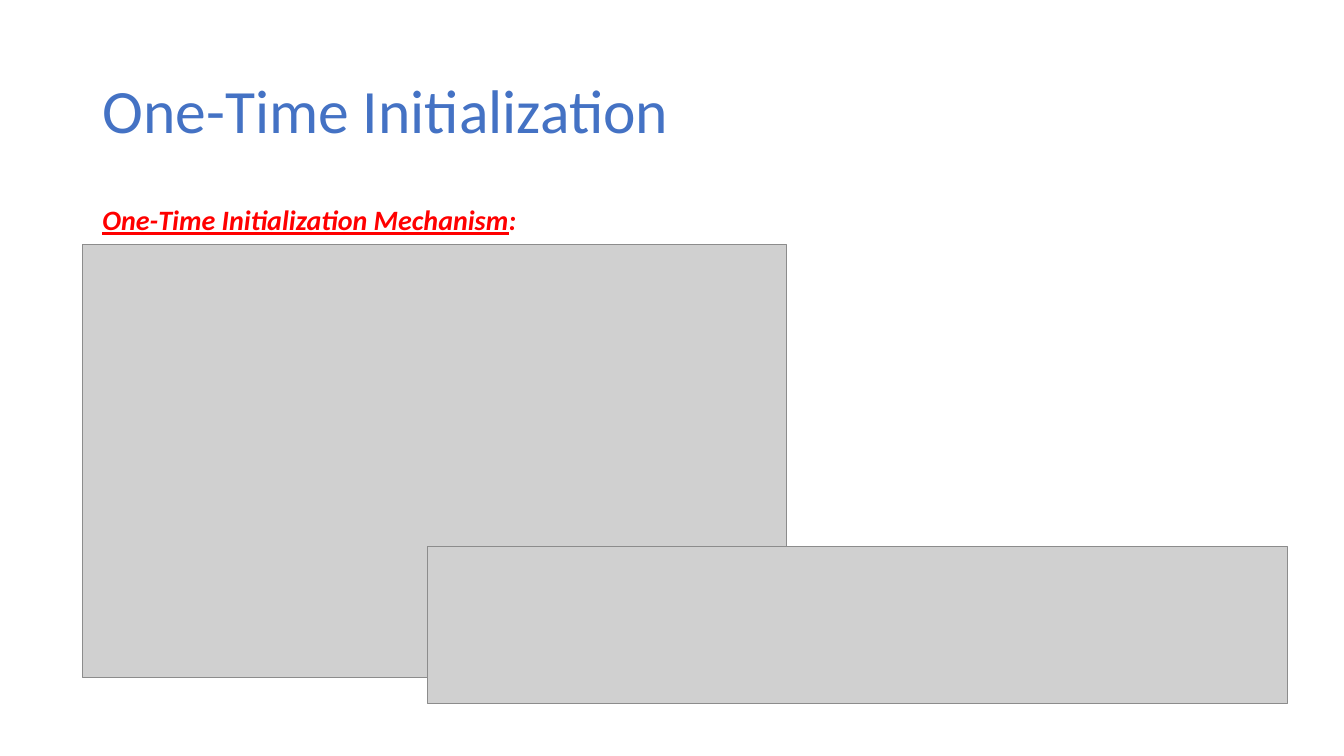
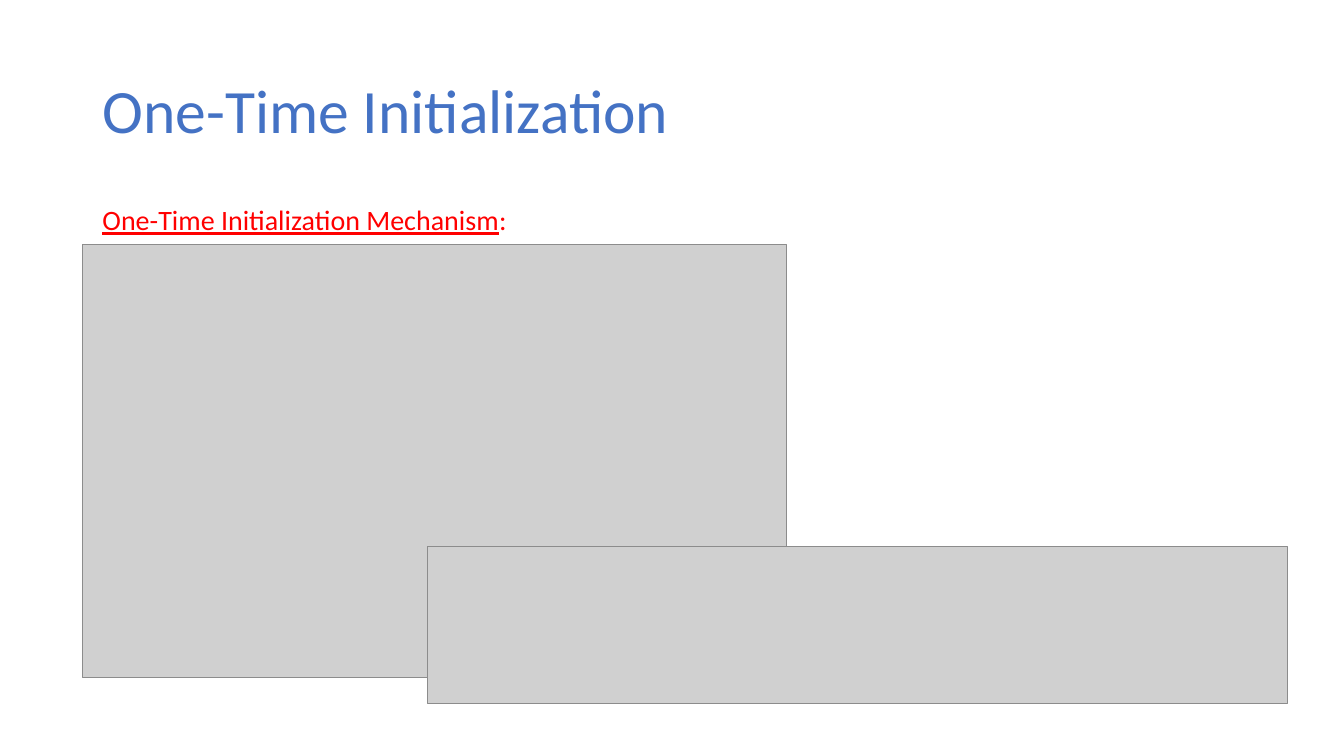
Before and after one commit to ekkapotc/PC, a slide deck: slide 37 of Slides/Lecture 5.pptx. Drawn at 1344x756 pixels with LibreOffice and Linux fonts; fonts in the diff are those of the drawing; grey boxes stand for pictures. Boxes give left, top, right and bottom in pixels: in the first picture for what was removed or moved away, otherwise in the second. Text is boxed around its words. In the diff, an @@ line names an element or a change of style, - is before the commit and + after.

```diff
--- a/Slides/Lecture 5.pptx
+++ b/Slides/Lecture 5.pptx
@@ text "One-Time Initialization Mechanism:" at [102,210,506,235]: bold off, italic off @@
```
Also in this commit, not shown: 17 other slides changed, 3 other files.
